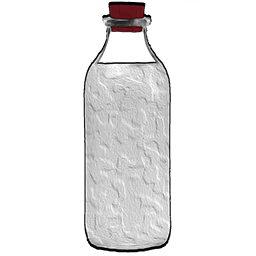
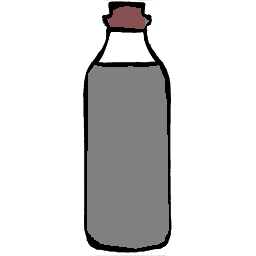
Two versions of the same layered image (256px x 256px). Layer-by-layer changes:
added layer "Layer 4" above "Layer 3" over [83, 0, 172, 256]
added layer "Layer 3" (75%) above "Layer 2" over [83, 0, 172, 256]
hid "Layer 2" over [46, 0, 208, 256]
